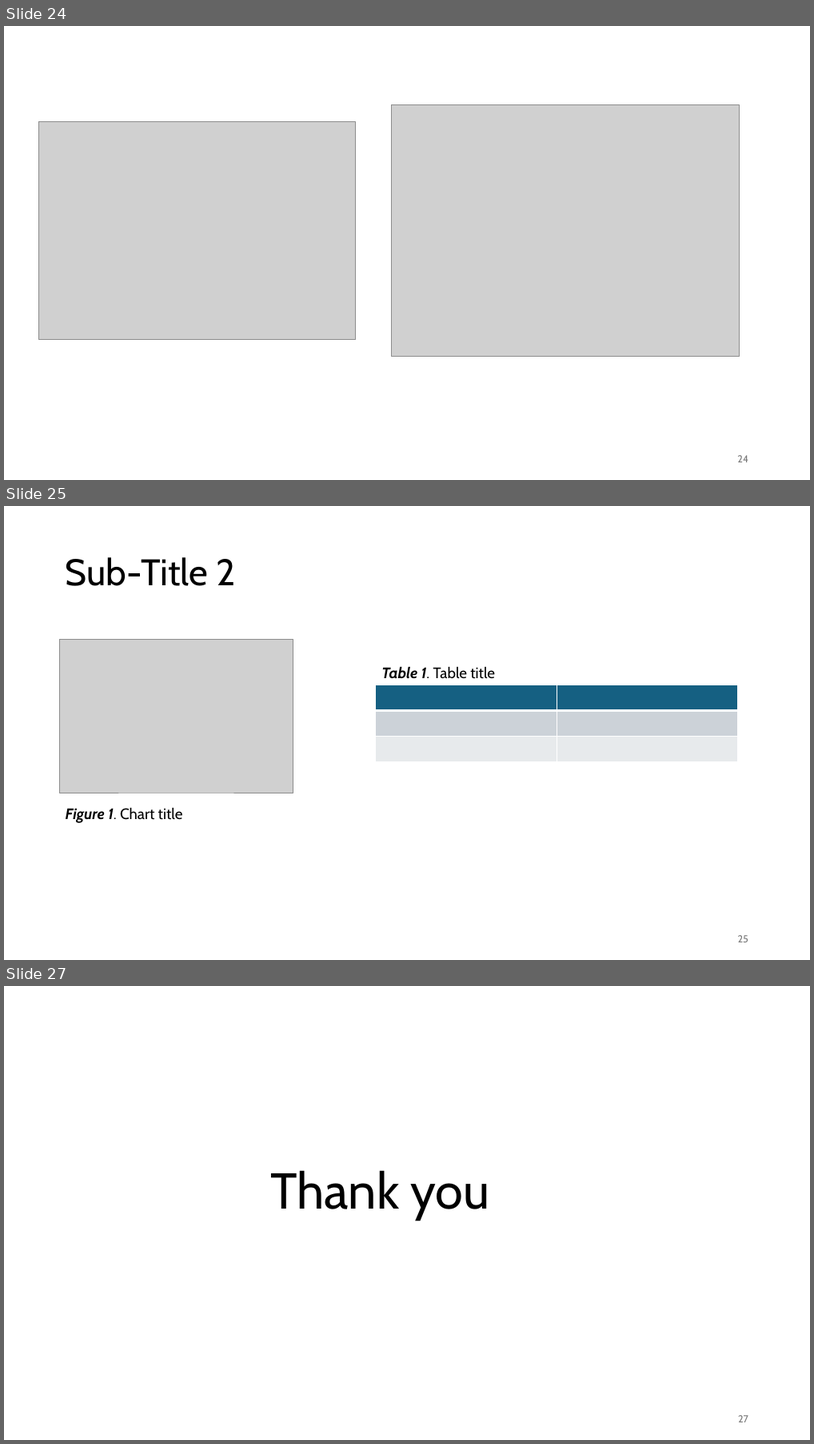
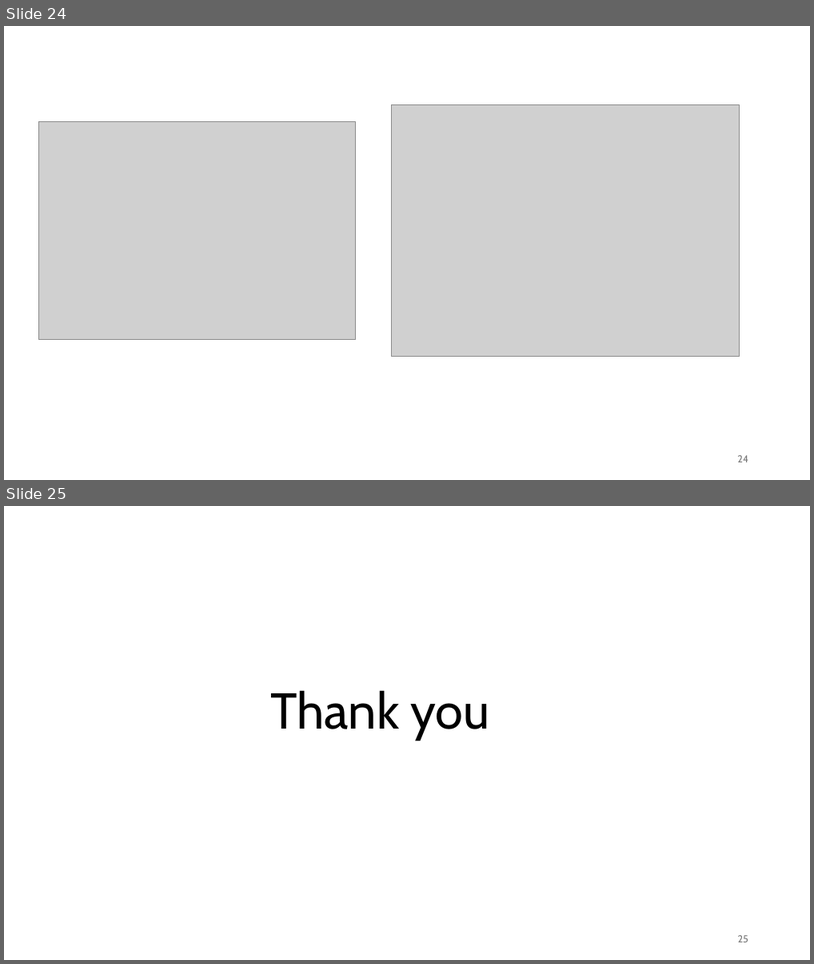
Before and after one commit to NevinLyons/AirBnb-Capstone-Project, a slide deck: Capstone Nevin Finale.pptx. Shown one above the other, each under a label of ours: slides 24, 25 and 27 before the commit, slides 24 and 25 after it; the slides between them are not shown. The pictures are 814x1444 and 814x964 pixels, drawn with LibreOffice and Linux fonts; fonts in the diff are those of the drawing; grey boxes stand for pictures; background and template pictures are left out. Boxes give left, top, right and bottom in pixels: in the first picture for what was removed or moved away, otherwise in the second. Text is boxed around its words. In the diff, an @@ line names an element or a change of style, - is before the commit and + after.

```diff
--- a/Capstone Nevin Finale.pptx
+++ b/Capstone Nevin Finale.pptx
@@ slide 25 removed at [4, 506, 810, 960], background #FFFFFF @@
@@ title removed at [66, 557, 236, 586] @@
-Sub-Title 2
@@ picture removed at [60, 639, 293, 792] @@
@@ text removed at [382, 666, 495, 679] @@
-Table 1. Table title
@@ table removed at [376, 684, 738, 761], 3 rows, 2 columns @@
- | 
- | 
- | 
@@ text removed at [66, 807, 183, 823] @@
-Figure 1. Chart title
@@ page number removed at [738, 935, 749, 942] @@
-25
@@ what was slide 27 is now slide 25 @@
@@ page number at [738, 935, 749, 942]: text changed @@
-27
+25
```
Also in this commit, not shown: 1 other slide removed.
